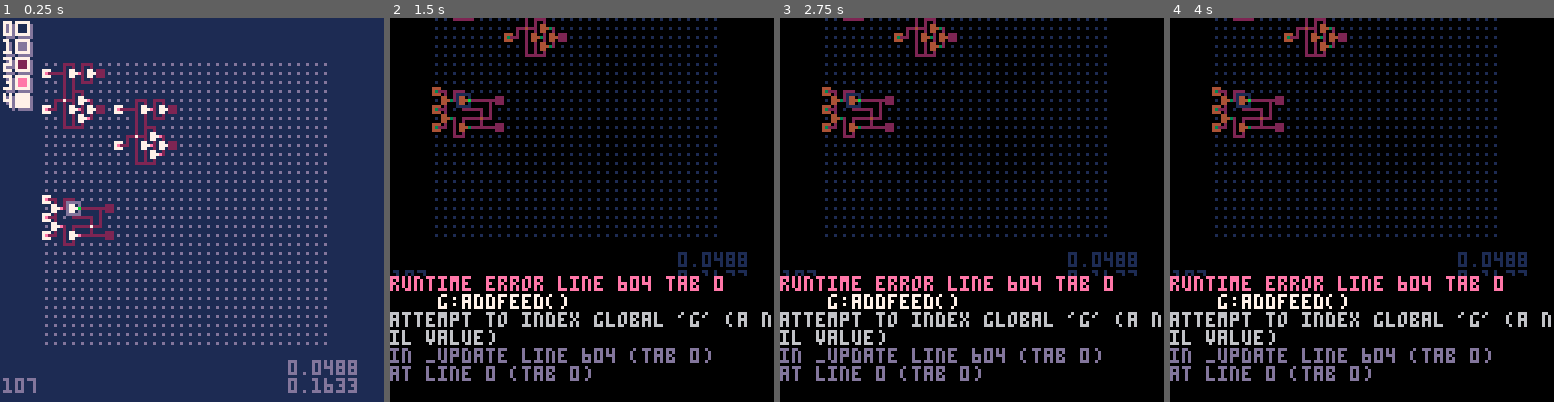
Above: before the commit, frames 1-4 (left to right).
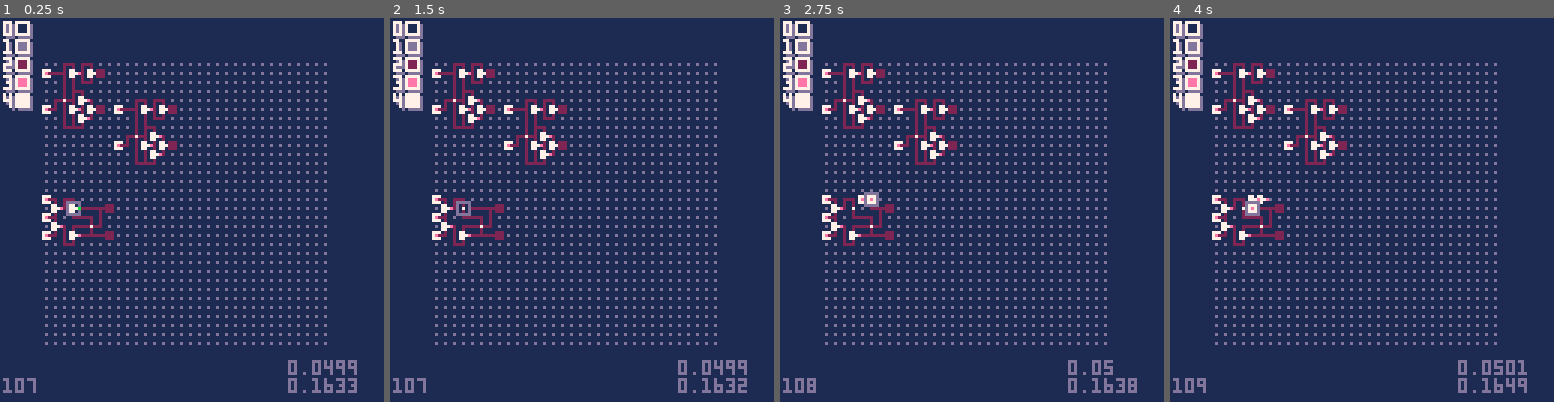
Above: after the commit, the same moments.

Repository: SestrenExsis/NANDGate
Game: PICO-8 cartridge nandgate.p8
Two runs of this game, one before a commit and one after it. Both use one fixed random seed, a clock stepped at 60 frames per second and the inputs below.
Inputs:
- Up to frame 1 (0.25 s): no input
- Up to frame 2 (1.5 s): tap X (X key) at 0.33, 1.07 s; tap O (Z key) at 0.7 s
- Up to frame 3 (2.75 s): hold Right 1.6-2.1 s; tap O (Z key) at 1.7, 2.1, 2.5 s; tap X (X key) at 1.85 s; hold Up 2.15-2.42 s; hold Right from 2.47 s (still down)
- Up to frame 4 (4 s): tap O (Z key) at 2.9, 3.3, 3.7 s; tap X (X key) at 2.97 s; release Right at 3.03 s; hold Left 3.08-3.58 s; hold Down 3.63-3.97 s

The runs differ from the first frame. In frame 1, less than 0.1% of the frame differs, in the area x 87-93%, y 91-93%; in frame 2, 98%, in the area x 0-100%, y 0-100%; in frame 3, 98%; in frame 4, 98%.
Error before the commit: runtime error line 604 tab 0; g:addfeed(); attempt to index global 'g' (a nil value)

Commit message:
Use prototype for more grid functions

Diff:
--- a/nandgate.p8
+++ b/nandgate.p8
@@ -30,6 +30,30 @@
 		printh(l,_cart)
 	end
 	_llog=l
+end
+
+function newwire(
+	o  -- output     : number
+	)
+	local res={
+		name="wire",
+		outs={o},
+		ltik=-1 -- last powered tick
+	}
+	return res
+end
+
+function addifnew(l,n)
+	local new=true
+	for i in all(l) do
+		if i==n then
+			new=false
+			break
+		end
+	end
+	if new then
+		add(l,n)
+	end
 end
 
 grid={}
@@ -51,7 +75,8 @@
 			 w-1, w  , w+1, -- 123
 			  -1,   0,   1, -- 456
 			-w-1,-w  ,-w+1  -- 789
-		}
+		},
+		stk={}
 	}
 	for i=1,w*h do
 		add(obj.dat,0)
@@ -119,30 +144,6 @@
 	self.dat[i]=res
 	add(self.dvcs,i)
 	return res
-end
-
-function newwire(
-	o  -- output     : number
-	)
-	local res={
-		name="wire",
-		outs={o},
-		ltik=-1 -- last powered tick
-	}
-	return res
-end
-
-function addifnew(l,n)
-	local new=true
-	for i in all(l) do
-		if i==n then
-			new=false
-			break
-		end
-	end
-	if new then
-		add(l,n)
-	end
 end
 
 function grid:connect(
@@ -195,23 +196,24 @@
 	end
 end
 
-function _setx(aa)
-	_g.x=aa
-end
-
-function _sety(aa)
-	_g.y=aa
-end
-
-function _push()
-	add(_stk,_g.x)
-	add(_stk,_g.y)
-end
-
-function _pull()
-	if #_stk>1 then
-		_g.y=deli(_stk,#_stk)
-		_g.x=deli(_stk,#_stk)
+function grid:setx(aa)
+	self.x=aa
+end
+
+function grid:sety(aa)
+	self.y=aa
+end
+
+function grid:push()
+	add(self.stk,self.x)
+	add(self.stk,self.y)
+end
+
+function grid:pull()
+	local n=#self.stk
+	if n>1 then
+		self.y=deli(self.stk,n)
+		self.x=deli(self.stk,n-1)
 	end
 end
 
@@ -234,162 +236,161 @@
 	end
 end
 
-function _fuse(a)
-	local g=_g
+function grid:fuse(a)
 	local d=_dirs[a]
 	local dx=d[1]
 	local dy=d[2]
-	g:connect(
-		_g.x,_g.y,
-		_g.x+dx,_g.y+dy
-	)
-	_g.x+=dx
-	_g.y+=dy
-end
-
-function _move(a,b)
+	self:connect(
+		self.x,self.y,
+		self.x+dx,self.y+dy
+	)
+	self.x+=dx
+	self.y+=dy
+end
+
+function grid:move(a,b)
 	local d=_dirs[a]
-	local dx=d[1]
-	local dy=d[2]
-	_g.x=mid(1,_g.x+b*dx,_g.wd)
-	_g.y=mid(1,_g.y+b*dy,_g.ht)
-end
-
-function makehalfadder(x,y)
+	local dx=b*d[1]
+	local dy=b*d[2]
+	self.x=mid(1,self.x+dx,self.wd)
+	self.y=mid(1,self.y+dy,self.ht)
+end
+
+function grid:makehalfadder(x,y)
 	local msg="-- half adder"
 	printh(msg,_cart)
-	_setx(x)
-	_sety(y)
-	_move(2,1)
+	self:setx(x)
+	self:sety(y)
+	self:move(2,1)
 	_make(2) -- flip
-	_fuse(6)
-	_fuse(6)
-	_push()
-	_fuse(8)
-	_fuse(6)
-	_fuse(2)
-	_make(3) -- nand
-	_fuse(6)
-	_push()
-	_fuse(8)
-	_fuse(6)
-	_fuse(2)
-	_make(3) -- nand
-	_fuse(6)
+	self:fuse(6)
+	self:fuse(6)
+	self:push()
+	self:fuse(8)
+	self:fuse(6)
+	self:fuse(2)
+	_make(3) -- nand
+	self:fuse(6)
+	self:push()
+	self:fuse(8)
+	self:fuse(6)
+	self:fuse(2)
+	_make(3) -- nand
+	self:fuse(6)
 	_make(5) -- lamp
-	_pull()
-	_fuse(2)
-	_fuse(6)
-	_fuse(8)
-	_pull()
-	_fuse(2)
-	_fuse(2)
-	_fuse(2)
+	self:pull()
+	self:fuse(2)
+	self:fuse(6)
+	self:fuse(8)
+	self:pull()
+	self:fuse(2)
+	self:fuse(2)
+	self:fuse(2)
 	_make(4) -- feed
-	_push()
-	_fuse(2)
-	_fuse(2)
-	_fuse(2)
-	_fuse(6)
-	_push()
-	_fuse(6)
-	_fuse(8)
-	_make(3) -- nand
-	_pull()
-	_fuse(8)
-	_fuse(8)
-	_make(3) -- nand
-	_pull()
-	_move(4,2)
-	_move(2,1)
+	self:push()
+	self:fuse(2)
+	self:fuse(2)
+	self:fuse(2)
+	self:fuse(6)
+	self:push()
+	self:fuse(6)
+	self:fuse(8)
+	_make(3) -- nand
+	self:pull()
+	self:fuse(8)
+	self:fuse(8)
+	_make(3) -- nand
+	self:pull()
+	self:move(4,2)
+	self:move(2,1)
 	_make(2) -- flip
-	_fuse(6)
-	_fuse(8)
-	_fuse(6)
-	_fuse(6)
-	_push()
-	_fuse(8)
-	_push()
-	_fuse(8)
-	_fuse(8)
-	_pull()
-	_fuse(6)
-	_fuse(2)
-	_make(3) -- nand
-	_fuse(6)
-	_fuse(2)
-	_make(3) -- nand
-	_fuse(6)
+	self:fuse(6)
+	self:fuse(8)
+	self:fuse(6)
+	self:fuse(6)
+	self:push()
+	self:fuse(8)
+	self:push()
+	self:fuse(8)
+	self:fuse(8)
+	self:pull()
+	self:fuse(6)
+	self:fuse(2)
+	_make(3) -- nand
+	self:fuse(6)
+	self:fuse(2)
+	_make(3) -- nand
+	self:fuse(6)
 	_make(5) -- lamp
-	_pull()
-	_fuse(2)
-	_fuse(6)
-	_push()
-	_fuse(8)
-	_pull()
-	_fuse(2)
-	_fuse(6)
-	_fuse(8)
-end
-
-function makesrflipflop(x,y)
+	self:pull()
+	self:fuse(2)
+	self:fuse(6)
+	self:push()
+	self:fuse(8)
+	self:pull()
+	self:fuse(2)
+	self:fuse(6)
+	self:fuse(8)
+end
+
+function grid:makesrflipflop(x,y)
 	local msg="-- sr flip flop"
 	printh(msg,_cart)
-	_setx(x)
-	_sety(y)
-	_push()
+	self:setx(x)
+	self:sety(y)
+	self:push()
 	_make(2) -- flip
-	_fuse(6)
-	_fuse(2)
-	_make(3) -- nand
-	_fuse(6)
-	_fuse(8)
-	_fuse(6)
-	_fuse(2)
-	_make(3) -- nand
-	_fuse(6)
-	_fuse(6)
-	_fuse(6)
-	_fuse(6)
+	self:fuse(6)
+	self:fuse(2)
+	_make(3) -- nand
+	self:fuse(6)
+	self:fuse(8)
+	self:fuse(6)
+	self:fuse(2)
+	_make(3) -- nand
+	self:fuse(6)
+	self:fuse(6)
+	self:fuse(6)
+	self:fuse(6)
 	_make(5) -- lamp
-	_move(4,1)
-	_fuse(2)
-	_fuse(2)
-	_fuse(4)
+	self:move(4,1)
+	self:fuse(2)
+	self:fuse(2)
+	self:fuse(4)
 	_make(4) -- feed
-	_fuse(4)
-	_fuse(4)
-	_fuse(2)
-	_pull()
-	_move(2,2)
+	self:fuse(4)
+	self:fuse(4)
+	self:fuse(2)
+	self:pull()
+	self:move(2,2)
 	_make(2) -- flip
-	_fuse(6)
-	_fuse(8)
-	_move(2,1)
-	_fuse(2)
-	_make(3) -- nand
-	_move(1,1)
+	self:fuse(6)
+	self:fuse(8)
+	self:move(2,1)
+	self:fuse(2)
+	_make(3) -- nand
+	self:move(1,1)
 	_make(2) -- flip
-	_fuse(6)
-	_fuse(8)
-	_fuse(6)
-	_fuse(2)
-	_fuse(2)
-	_fuse(6)
-	_fuse(8)
-	_make(3) -- nand
-	_fuse(6)
-	_fuse(6)
-	_push()
-	_fuse(6)
-	_fuse(6)
+	self:fuse(6)
+	self:fuse(8)
+	self:fuse(6)
+	self:fuse(2)
+	self:fuse(2)
+	self:fuse(6)
+	self:fuse(8)
+	_make(3) -- nand
+	self:fuse(6)
+	self:fuse(6)
+	self:push()
+	self:fuse(6)
+	self:fuse(6)
 	_make(5) -- lamp
-	_pull()
-	_fuse(8)
-	_fuse(8)
-	_fuse(4)
-	_fuse(4)
-	_fuse(8)
+	self:pull()
+	self:fuse(8)
+	self:fuse(8)
+	self:fuse(4)
+	self:fuse(4)
+	self:fuse(8)
 end
 -->8
 -- game loops
@@ -413,11 +414,10 @@
 	-- grid
 	printh("",_cart,true)
 	_g=grid:new(32,32)
-	_stk={}
 	-- add starting devices
-	makehalfadder(1,1)
-	makehalfadder(9,5)
-	makesrflipflop(1,16)
+	_g:makehalfadder(1,1)
+	_g:makehalfadder(9,5)
+	_g:makesrflipflop(1,16)
 	printh("-- interactive",_cart)
 	-- alter color palette
 	_pals={
@@ -567,14 +567,14 @@
 	local lgx=_g.x
 	local lgy=_g.y
 	if btnp(⬅️) then
-		_move(4,1)
+		_g:move(4,1)
 	elseif btnp(➡️) then
-		_move(6,1)
+		_g:move(6,1)
 	end
 	if btnp(⬆️) then
-		_move(8,1)
+		_g:move(8,1)
 	elseif btnp(⬇️) then
-		_move(2,1)
+		_g:move(2,1)
 	end
 	local lidx=idxof(lgx,lgy)
 	local cidx=idxof(_g.x,_g.y)
@@ -600,15 +600,15 @@
 			if dvc.name=="flip" then
 				_g.dat[cidx]=0
 				del(_g.dvcs,cidx)
-				g:addnand()
+				_g:addnand()
 			elseif dvc.name=="nand" then
 				_g.dat[cidx]=0
 				del(_g.dvcs,cidx)
-				g:addfeed()
+				_g:addfeed()
 			elseif dvc.name=="feed" then
 				_g.dat[cidx]=0
 				del(_g.dvcs,cidx)
-				g:addlamp()
+				_g:addlamp()
 			else
 				_g.dat[cidx]=0
 				del(_g.dvcs,cidx)
